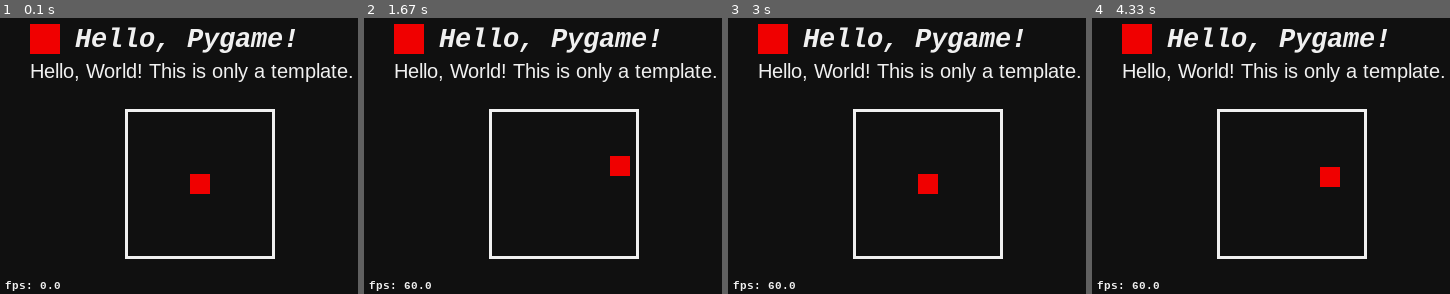
Above: before the commit, frames 1-4 (left to right).
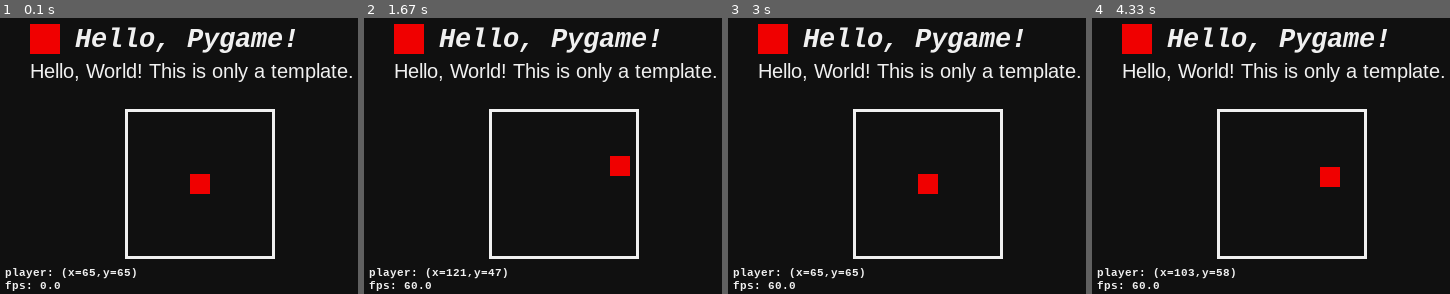
Above: after the commit, the same moments.

Repository: BynJerL/Pygame-Experiment
Game: pygame game, started from hello_world.py
Same seed, same stepped clock (60 frames per second), same inputs: the game is played once before the commit and once after it.
Inputs:
- Up to frame 1 (0.1 s): no input
- Up to frame 2 (1.67 s): hold Right 0.33-0.8 s; hold Up 0.83-1.13 s; hold Right 1.17-1.63 s
- Up to frame 3 (3 s): hold Left 1.67-2.2 s; hold Down 2.23-2.53 s; hold Left 2.57-2.97 s
- Up to frame 4 (4.33 s): hold Up 3-3.37 s; hold Right 3.4-4.03 s; hold Down from 4.07 s (still down)

The runs differ from the first frame. In frame 1, 0.5% of the frame differs, in the area x 1-38%, y 90-95%; in frame 2, 0.5%; in frame 3, 0.5%; in frame 4, 0.5%, in the area x 1-40%, y 90-95%.

Commit message:
Add coordinate display.

Diff:
--- a/hello_world.py
+++ b/hello_world.py
@@ -90,6 +90,8 @@
     if keys[pg.K_RIGHT]:
         player.moveRight()
 
+    root.blit(subText.render(f"player: (x={player.posX},y={player.posY})      ", True, BASE_TEXT_COLOR, BASE_BG_COLOR), (5, WINDOW_HEIGHT - 28))
+
     root.fill(BASE_BG_COLOR, arena)
     pg.draw.rect(root, BASE_TEXT_COLOR, arena, 3)
     player.draw()
